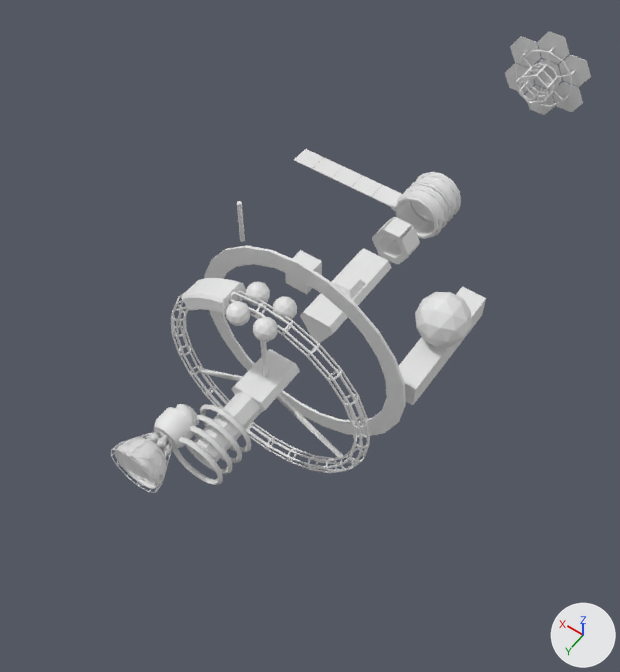
One commit to the FBX model Assets/Content/Meshes/simple_modular_ship.fbx: the scene before it, then after it.
Both versions are drawn from a 50 mm camera at (-11.2, 18.1, 24.6) aimed at (0.6, 1.5, -1.4). Lighting does not change. The marker at lower right points along +X, +Y and +Z. Where no turn or scale is listed for an object, it has been applied to the vertices. Vertices at the same position are counted once.

The scene before the commit, as lines of its bpy script (objects in view):
```python
me_cube_002 = bpy.data.meshes.new('Cube.002')
me_cube_002.from_pydata(...)  # 40 vertices, 25 faces; spans x 0.0..4.98, y -0.45..0.45, z -0.01..0.01
me_cube_002.materials.append(mat_spaceship)  # white #e7e7e7
me_cube_008 = bpy.data.meshes.new('Cube.008')
me_cube_008.from_pydata(...)  # 24 vertices, 22 faces; spans x -0.5..0.5, y -2.5..2.5, z -0.5..0.5
me_cube_008.materials.append(mat_spaceship)  # white #e7e7e7
me_cylinder_003 = bpy.data.meshes.new('Cylinder.003')
me_cylinder_003.from_pydata(...)  # 12 vertices, 8 faces; spans x -0.74..0.74, y -1.98..1.98, z -0.76..0.52
me_cylinder_003.materials.append(mat_spaceship)  # white #e7e7e7
me_cylinder_004 = bpy.data.meshes.new('Cylinder.004')
me_cylinder_004.from_pydata(...)  # 140 vertices, 92 faces; spans x -3.28..3.28, y -0.99..0.99, z -1.88..3.79
me_cylinder_004.materials.append(mat_spaceship)  # white #e7e7e7
me_cylinder_035 = bpy.data.meshes.new('Cylinder.035')
me_cylinder_035.from_pydata(...)  # 384 vertices, 384 faces; spans x -1.1..1.1, y -0.85..0.85, z -1.1..1.1
me_cylinder_035.materials.append(mat_spaceship)  # white #e7e7e7
ob_coolant_ring_bare = bpy.data.objects.new('Coolant Ring.Bare', me_cylinder_035)
ob_coolant_ring_bare.location = (0.0, 8.0, 0.0)
ob_module_b = bpy.data.objects.new('Module B', me_cylinder_003)
ob_module_b.location = (0.0, 0.0, 0.0)
ob_radiator_segment = bpy.data.objects.new('Radiator Segment', me_cube_002)
ob_radiator_segment.location = (1.2, -5.5, 0.0)
ob_ring_large_base = bpy.data.objects.new('Ring Large Base', me_cylinder_004)
ob_ring_large_base.location = (0.0, 5.0, 0.0)
ob_storage_module = bpy.data.objects.new('Storage Module', me_cube_008)
ob_storage_module.location = (-4.0, 0.0, 0.0)
# also in view: 'Coolant Ring' at (0.0, -6.0, 0.0); 'Ring Shielding' at (0.0, 3.0, 0.0); 'Meteor Shield Base' at (0.0, -16.3, 0.0); 'Hydroponic' at (0.0, 5.0, 4.0); 'Meteor Shield Hex' at (0.0, -17.0, 0.0)
```
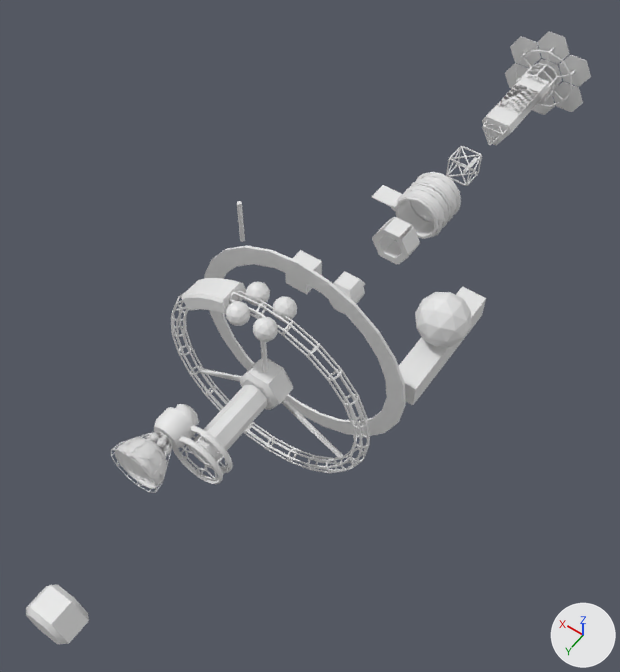
Where the newer file only moved an object's origin or applied its transform, the numbers keep the older frame.

Patch to the scene script:
```diff
--- a/Assets/Content/Meshes/simple_modular_ship.fbx.py
+++ b/Assets/Content/Meshes/simple_modular_ship.fbx.py
@@ me_cylinder_004 @@
-me_cylinder_004.from_pydata(...)  # 140 vertices, 92 faces; spans x -3.28..3.28, y -0.99..0.99, z -1.88..3.79
+me_cylinder_004.from_pydata(...)  # 152 vertices, 104 faces; spans x -3.28..3.28, y -0.55..0.55, z -1.88..3.79
+# me_cylinder_004 part 1: the loose piece of 12 vertices spanning x -0.74..0.74, y -0.99..0.99, z -0.76..0.52 is rebuilt with 24 vertices and now spans x -0.88..0.88, y -0.55..0.55, z -0.76..0.77
 me_cylinder_004.materials.append(mat_spaceship)
@@ me_cylinder_035 @@
-me_cylinder_035.from_pydata(...)  # 384 vertices, 384 faces; spans x -1.1..1.1, y -0.85..0.85, z -1.1..1.1
+me_cylinder_035.from_pydata(...)  # 471 vertices, 612 faces; spans x -1.06..1.06, y -0.35..0.35, z -1.06..1.06
+# me_cylinder_035 part 6: a new loose piece of 231 vertices spanning x -0.84..0.84, y -0.27..0.3, z -0.96..0.96, in mat_spaceship (white #e7e7e7)
+# me_cylinder_035 part 7: the loose piece of 96 vertices spanning x -1.1..1.1, y 0.65..0.85, z -1.1..1.1 is deleted
+# me_cylinder_035 part 8: the loose piece of 96 vertices spanning x -1.1..1.1, y -0.85..-0.65, z -1.1..1.1 is deleted
+# me_cylinder_035 part 9: 48 vertices removed from x -1.1..1.1, y -0.25..0.25, z -1.1..1.1; 96 vertices added at x -1.06..1.06, y -0.29..0.29, z -1.06..1.06
 me_cylinder_035.materials.append(mat_spaceship)
@@ me_cube_002 @@
 me_cube_002.from_pydata(...)  # 40 vertices, 25 faces; spans x 0.0..4.98, y -0.45..0.45, z -0.01..0.01
+# me_cube_002 part 2: the loose piece of 8 vertices spanning x 1.0..1.98, y -0.45..0.45, z -0.01..0.01 is deleted
+# me_cube_002 part 3: the loose piece of 8 vertices spanning x 2.0..2.98, y -0.45..0.45, z -0.01..0.01 is deleted
+# me_cube_002 part 4: the loose piece of 8 vertices spanning x 4.0..4.98, y -0.45..0.45, z -0.01..0.01 is deleted
+# me_cube_002 part 5: the loose piece of 8 vertices spanning x 3.0..3.98, y -0.45..0.45, z -0.01..0.01 is deleted
 me_cube_002.materials.append(mat_spaceship)
@@ ob_module_b @@
 ob_module_b = bpy.data.objects.new('Module B', me_cylinder_003)
-ob_module_b.location = (0.0, 0.0, 0.0)
+ob_module_b.location = (0.0, -13.87, 0.0)
@@ ob_coolant_ring_bare @@
 ob_coolant_ring_bare = bpy.data.objects.new('Coolant Ring.Bare', me_cylinder_035)
-ob_coolant_ring_bare.location = (0.0, 8.0, 0.0)
+ob_coolant_ring_bare.location = (0.0, 8.48, 0.0)
@@ ob_module_b_short @@
+ob_module_b_short = bpy.data.objects.new('Module B Short', me_cylinder_007)  # 12 vertices, 8 faces; spans x -0.74..0.74, y -0.99..0.99, z -0.76..0.52; in mat_spaceship (white #e7e7e7)
+ob_module_b_short.location = (0.0, -13.87, 0.0)
@@ ob_rotator @@
+ob_rotator = bpy.data.objects.new('Rotator', me_cylinder_008)  # 24 vertices, 20 faces; spans x -0.88..0.88, y -0.55..0.55, z -0.76..0.77; in mat_spaceship (white #e7e7e7)
+ob_rotator.location = (0.0, 15.0, 0.0)
@@ ob_lattice_4 @@
+ob_lattice_4 = bpy.data.objects.new('Lattice.4', me_cube_006)  # 1792 vertices, 1840 faces; spans x -0.524..0.524, y -0.524..0.524, z -0.524..0.524
+ob_lattice_4.location = (0.0, -9.0, 0.0)
@@ ob_lattice_3 @@
+ob_lattice_3 = bpy.data.objects.new('Lattice.3', me_cylinder_005)  # 324 vertices, 479 faces; spans x -0.522..0.517, y -0.523..0.523, z -0.595..0.312
+ob_lattice_3.location = (0.0, -12.0, 0.0)
@@ ob_lattice_reinforcement @@
+ob_lattice_reinforcement = bpy.data.objects.new('Lattice.Reinforcement', me_cylinder_006)  # 12 vertices, 8 faces; spans x -0.384..-0.203, y -0.525..0.525, z 0.075..0.232
+ob_lattice_reinforcement.location = (0.0, -9.0, 0.0)
```

What differs and where, as boxes [x1, y1, x2, y2] in the pictures (620 x 672 px; the box of a moved part takes in the faces that stretch with it):
'Module B', moved
    before: [300, 248, 392, 343]
    after: [482, 73, 551, 145]
'Rotator', added
    after: [26, 585, 89, 644]
'Coolant Ring.Bare', reshaped, moved (24% narrower, 27% shorter)
    before: [172, 404, 251, 484]
    after: [173, 426, 233, 484]
'Radiator Segment', reshaped (72% narrower, 61% shorter)
    before: [294, 149, 402, 207]
    after: [372, 185, 402, 207]
'Lattice.4', added
    after: [446, 146, 482, 186]
'Module B Short', added
    after: [497, 84, 541, 119]
'Lattice.3', added
    after: [482, 121, 507, 145]
'Lattice.Reinforcement', added
    after: [463, 157, 477, 174]
part 1 of me_cylinder_004, rebuilt (20% narrower, 18% shorter)
    before: [232, 349, 300, 413]
    after: [239, 358, 293, 410]
part 2 of me_cube_002, deleted
    before: [351, 176, 382, 197]
part 3 of me_cube_002, deleted
    before: [332, 167, 363, 187]
part 4 of me_cube_002, deleted
    before: [294, 149, 324, 169]
part 5 of me_cube_002, deleted
    before: [313, 157, 343, 178]
part 6 of me_cylinder_035, added
    after: [177, 431, 228, 481]
part 7 of me_cylinder_035, deleted
    before: [172, 437, 223, 484]
part 8 of me_cylinder_035, deleted
    before: [200, 404, 251, 452]
part 9 of me_cylinder_035, moved or reshaped
    before: [190, 415, 242, 473]
    after: [179, 426, 233, 484]
